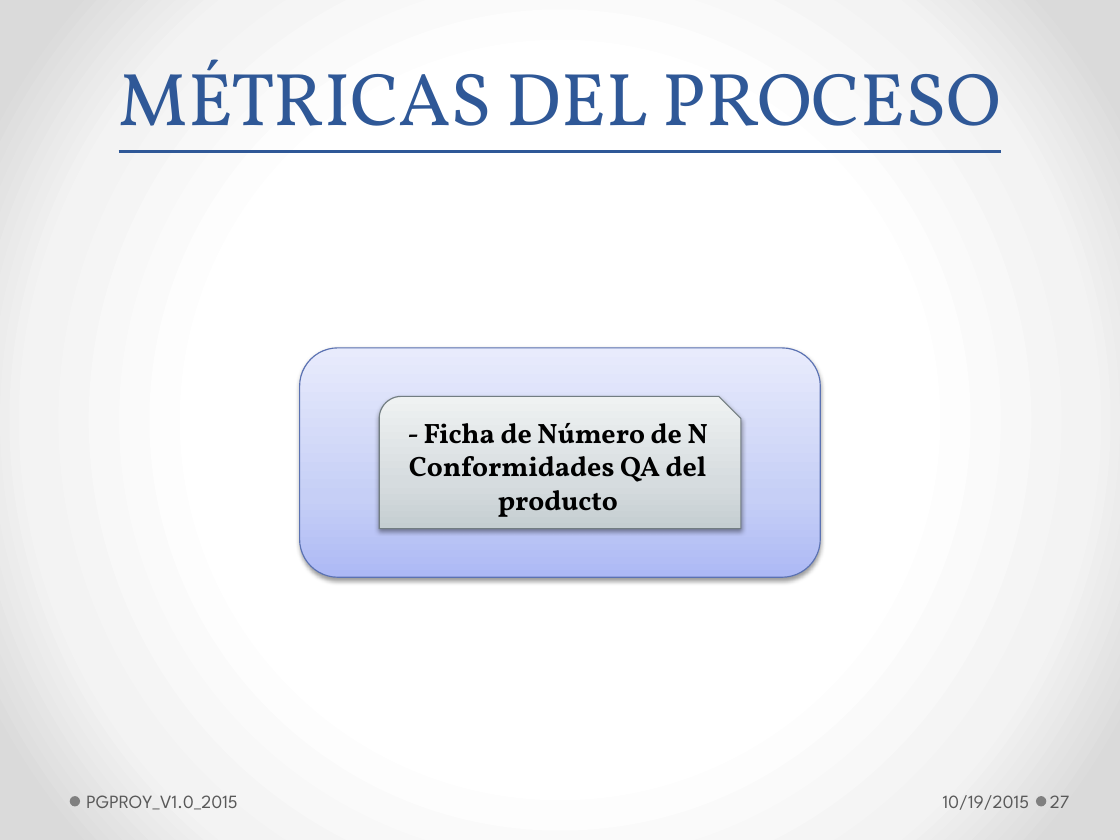
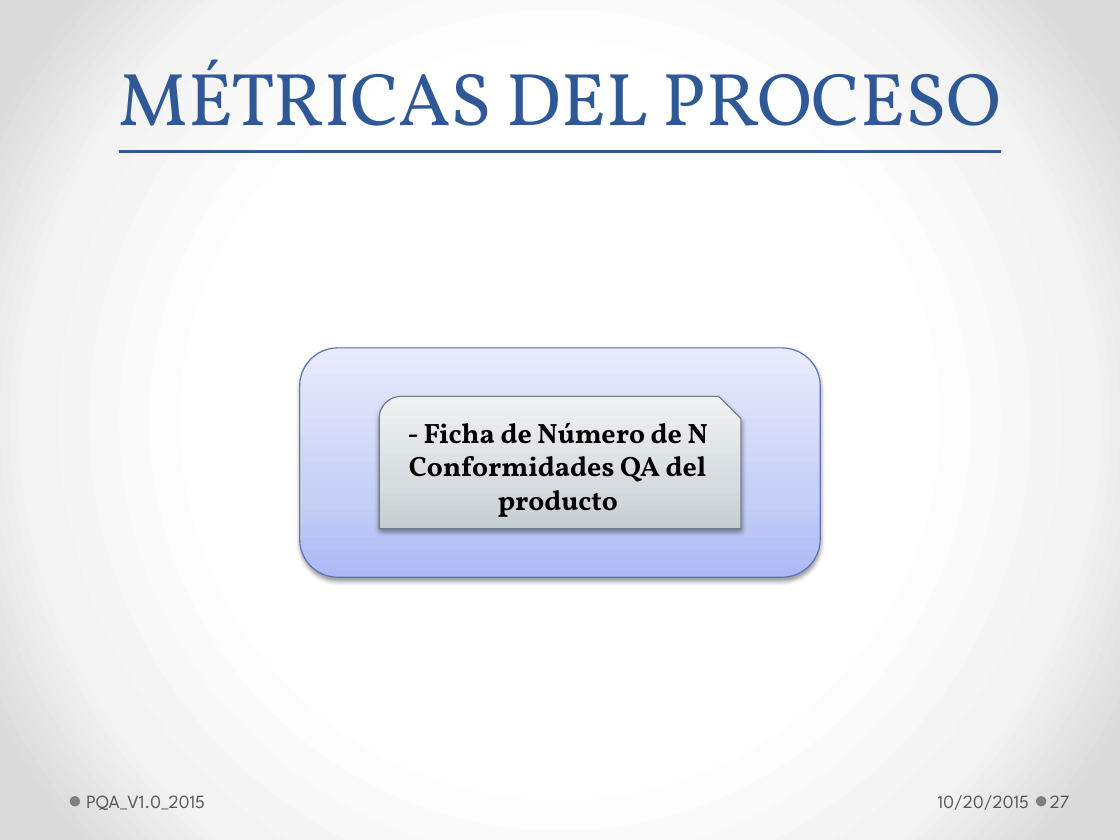
Before and after one commit to lowrider80/UTP-GPS-ALARM, a slide deck: slide 27 of Area_de_Proceso-_PPQA/PQA/PQA_V1.0_2015.pptx. Drawn at 1120x840 pixels with LibreOffice and Linux fonts; fonts in the diff are those of the drawing. Boxes give left, top, right and bottom in pixels: in the first picture for what was removed or moved away, otherwise in the second. Text is boxed around its words. In the diff, an @@ line names an element or a change of style, - is before the commit and + after.

```diff
--- a/Area_de_Proceso-_PPQA/PQA/PQA_V1.0_2015.pptx
+++ b/Area_de_Proceso-_PPQA/PQA/PQA_V1.0_2015.pptx
@@ text at [86, 795, 205, 810]: text changed @@
-PGPROY_V1.0_2015
+PQA_V1.0_2015
@@ text at [938, 795, 1029, 810]: text changed @@
-10/19/2015
+10/20/2015
```
Also in this commit, not shown: 28 other slides changed.
